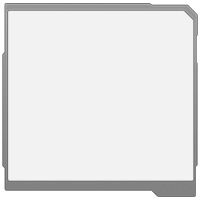
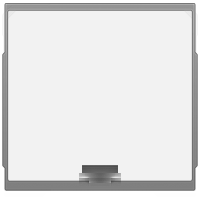
Layer changes from the first 200 x 200 image to the second:
removed layer "Layer 2" over [2, 3, 198, 197]
added layer "Layer 6 copy" above "Layer 3" over [2, 3, 198, 197]
painted on "Layer 3" over [184, 11, 192, 30]
